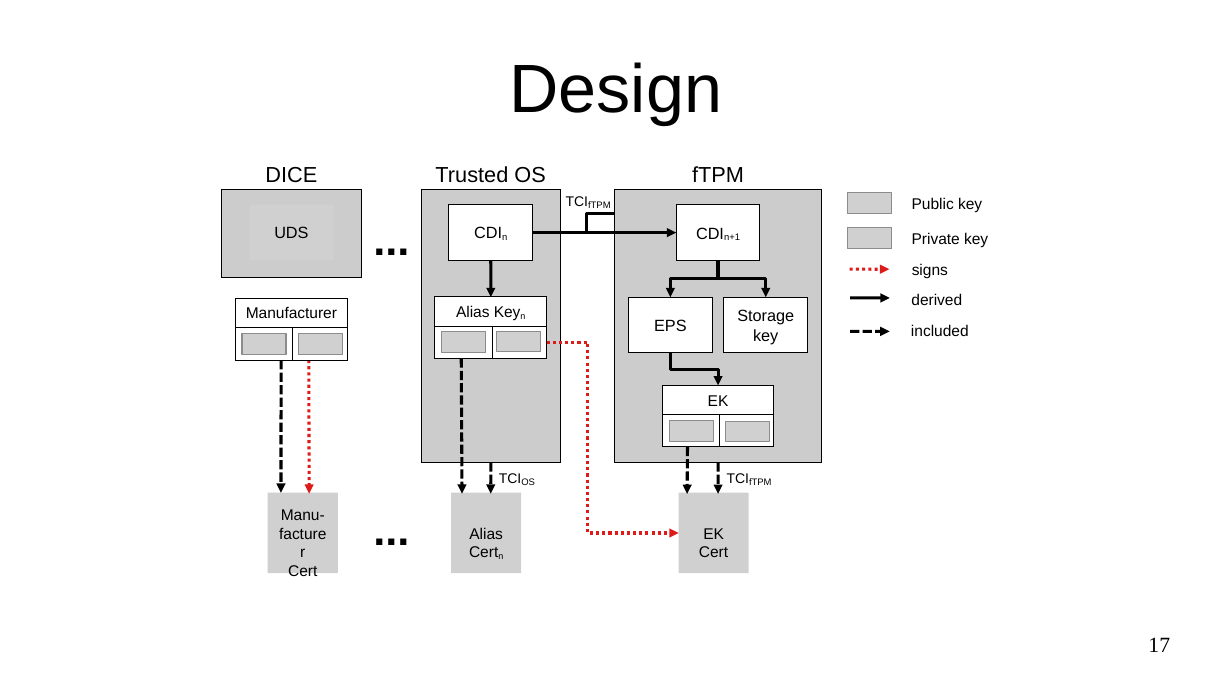
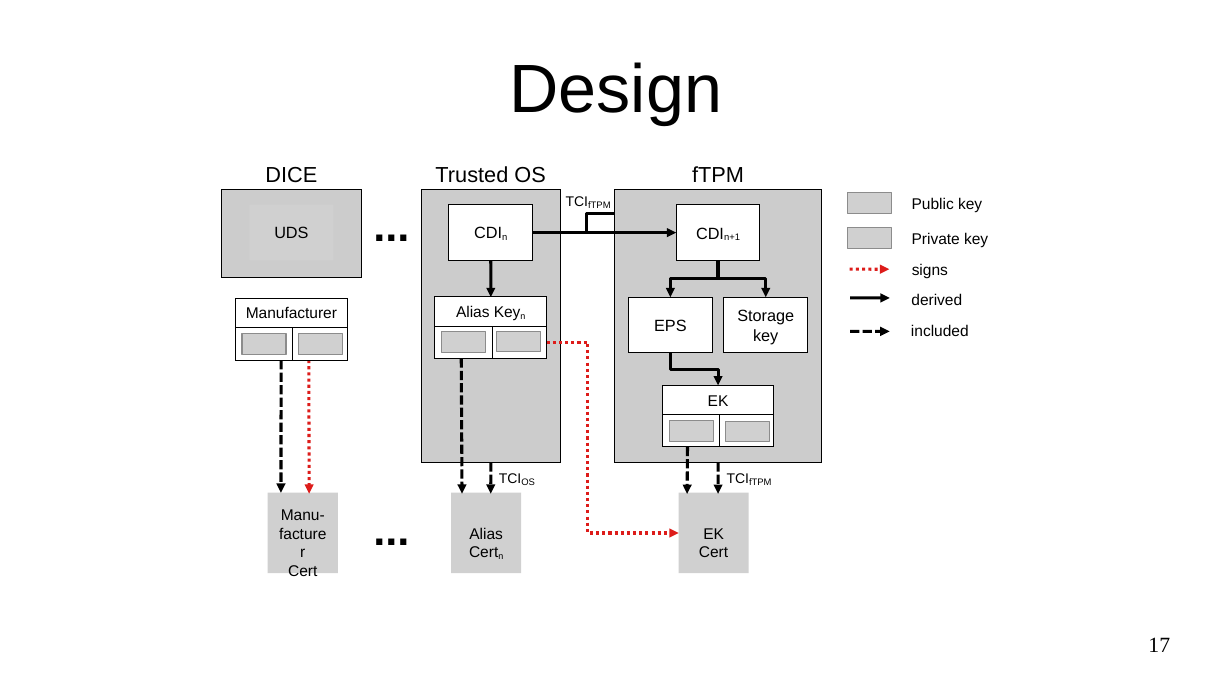
Before and after one commit to akorb/master-thesis, a slide deck: slide 17 of figure-collection.odp. Drawn at 1232x693 pixels with LibreOffice and Linux fonts; fonts in the diff are those of the drawing; grey boxes stand for pictures. Boxes give left, top, right and bottom in pixels: in the first picture for what was removed or moved away, otherwise in the second. Text is boxed around its words. In the diff, an @@ line names an element or a change of style, - is before the commit and + after.

```diff
--- a/figure-collection.odp
+++ b/figure-collection.odp
@@ text "...": place and size @@
-text "..." at box(362, 206, 420, 265)
+text "..." at box(362, 193, 420, 253)
```
Also in this commit, not shown: 2 other files.
